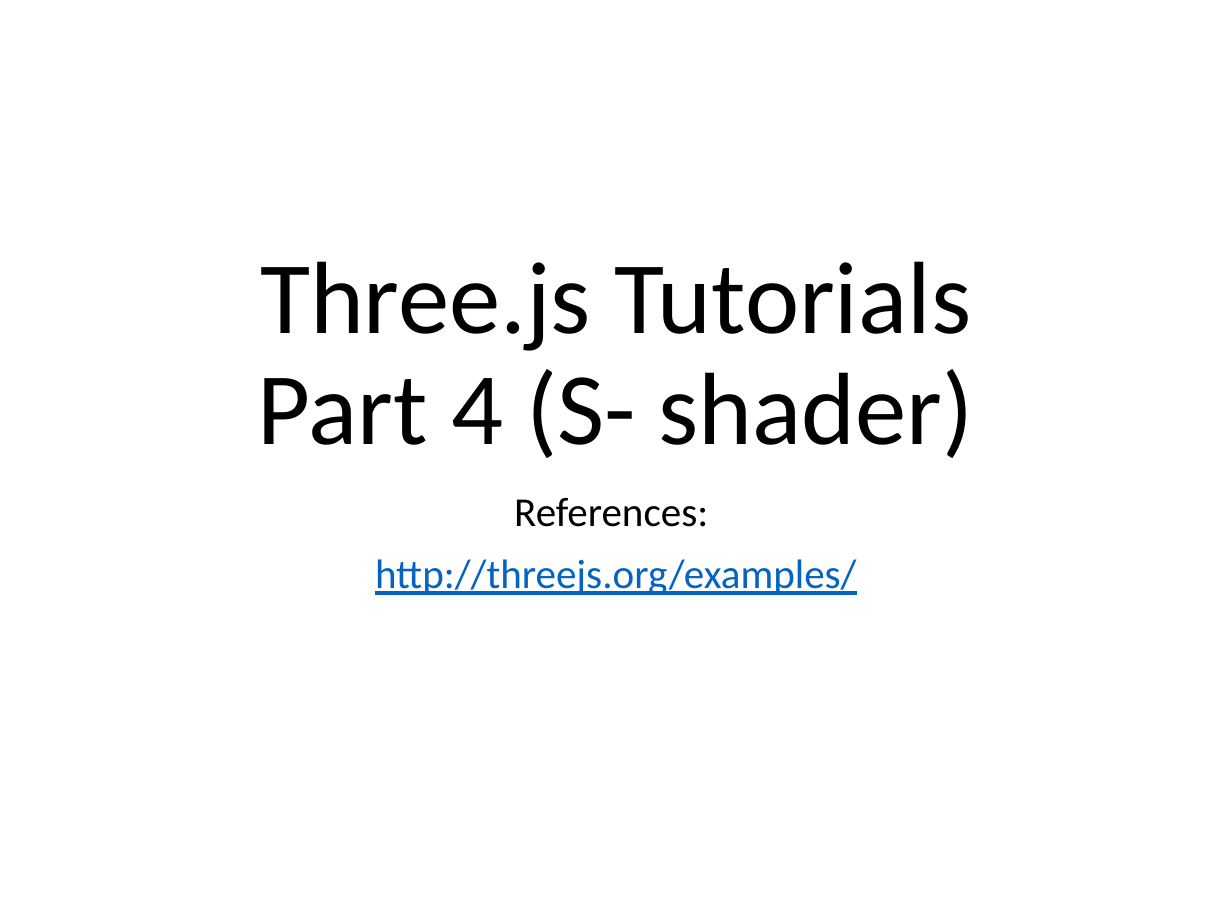
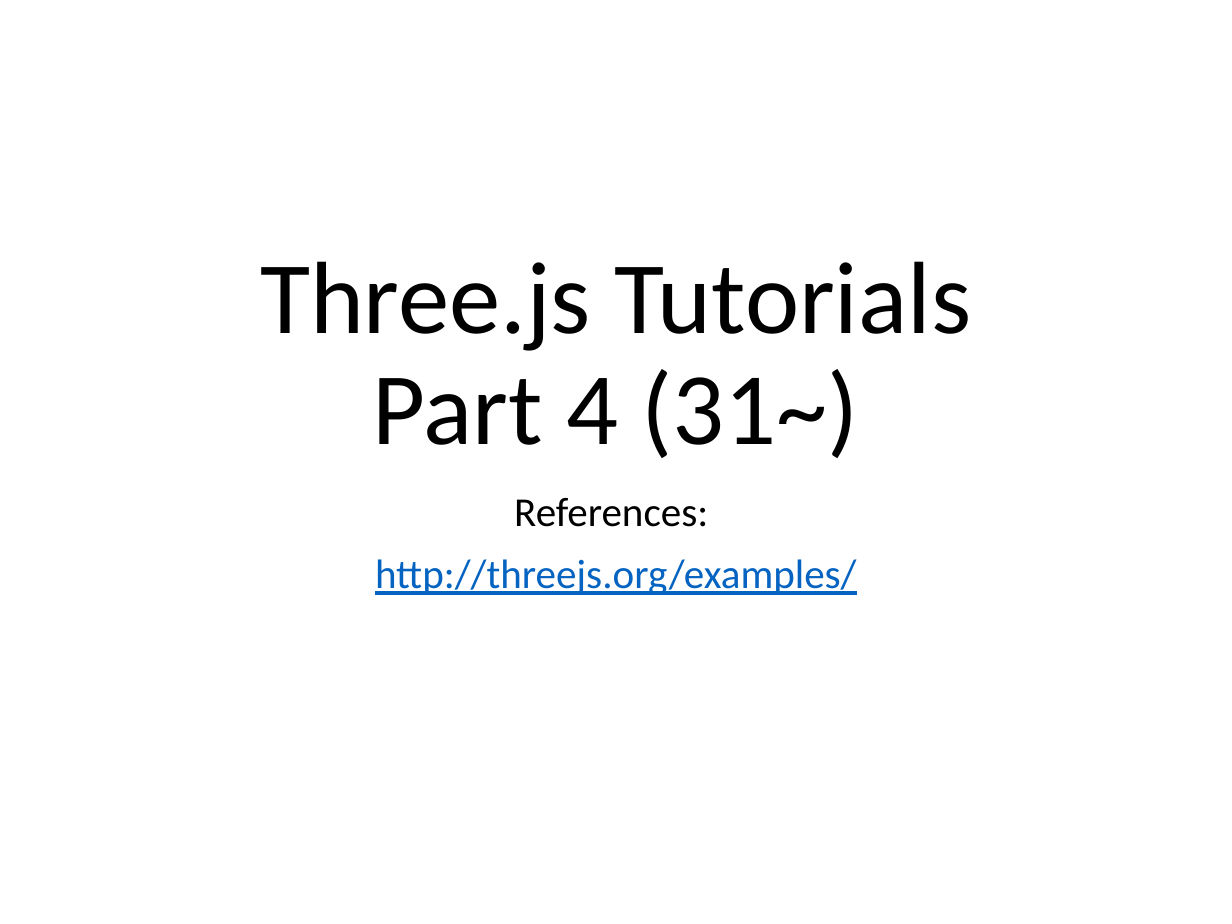
Before and after one commit to caa1211/tutsplus, a slide deck: slide 1 of threejs-tuts-4.pptx. Drawn at 1232x924 pixels with LibreOffice and Linux fonts; fonts in the diff are those of the drawing. Boxes give left, top, right and bottom in pixels: in the first picture for what was removed or moved away, otherwise in the second. Text is boxed around its words. In the diff, an @@ line names an element or a change of style, - is before the commit and + after.

Commit message:
shader & post processing

```diff
--- a/threejs-tuts-4.pptx
+++ b/threejs-tuts-4.pptx
@@ title at bbox=[260, 261, 971, 458]: text changed @@
-Three.js Tutorials
-Part 4 (S- shader)
+Three.js Tutorials
+Part 4 (31~)
```
Also in this commit, not shown: 4 slides added, 38 slides removed, 20 other files.
